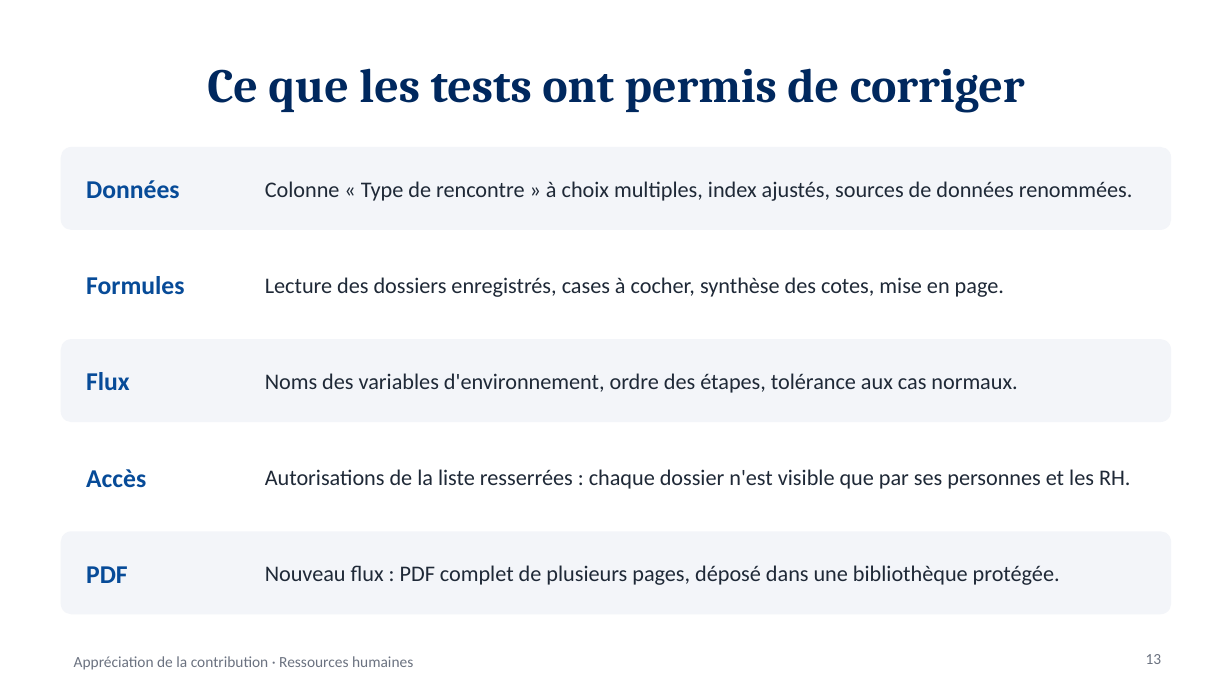
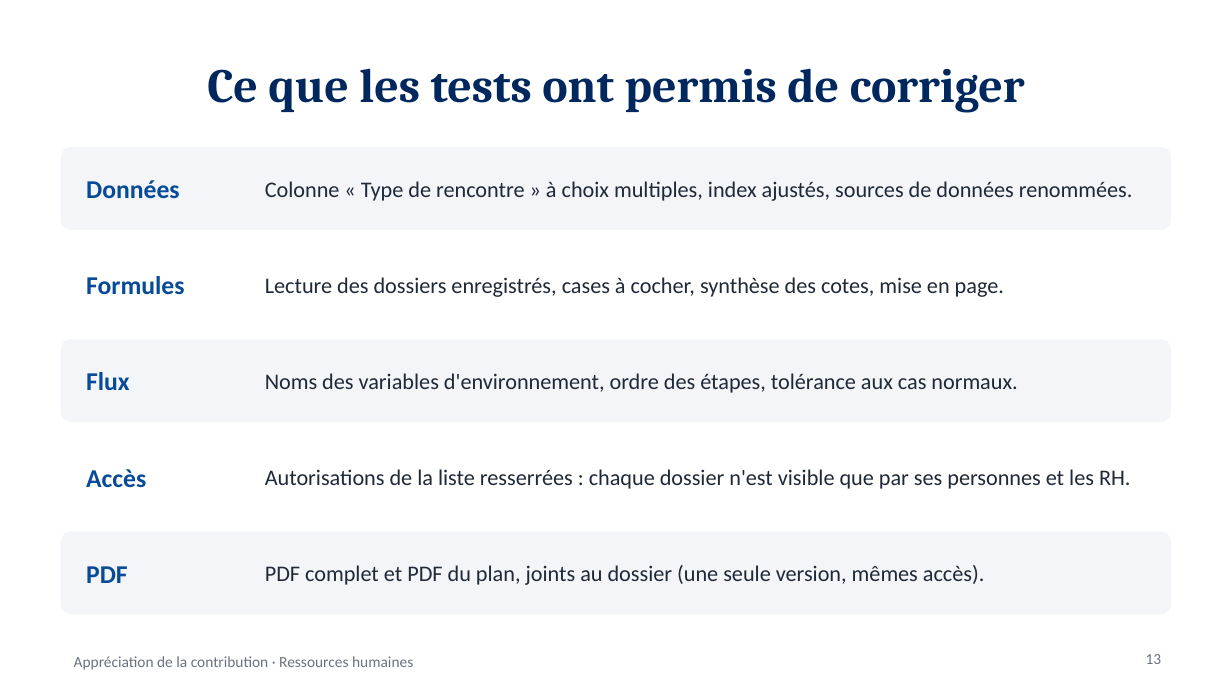
Before and after one commit to tazmustang/jsoncrack.com, a slide deck: slide 13 of powerapps/presentation/Presentation-Appreciation-contribution.pptx. Drawn at 1232x693 pixels with LibreOffice and Linux fonts; fonts in the diff are those of the drawing. Boxes give left, top, right and bottom in pixels: in the first picture for what was removed or moved away, otherwise in the second. Text is boxed around its words. In the diff, an @@ line names an element or a change of style, - is before the commit and + after.

```diff
--- a/powerapps/presentation/Presentation-Appreciation-contribution.pptx
+++ b/powerapps/presentation/Presentation-Appreciation-contribution.pptx
@@ text at (x1=265, y1=565, x2=984, y2=585): text changed @@
-Nouveau flux : PDF complet de plusieurs pages, déposé dans une bibliothèque protégée.
+PDF complet et PDF du plan, joints au dossier (une seule version, mêmes accès).
```
Also in this commit, not shown: 5 other slides changed, 34 other files.
